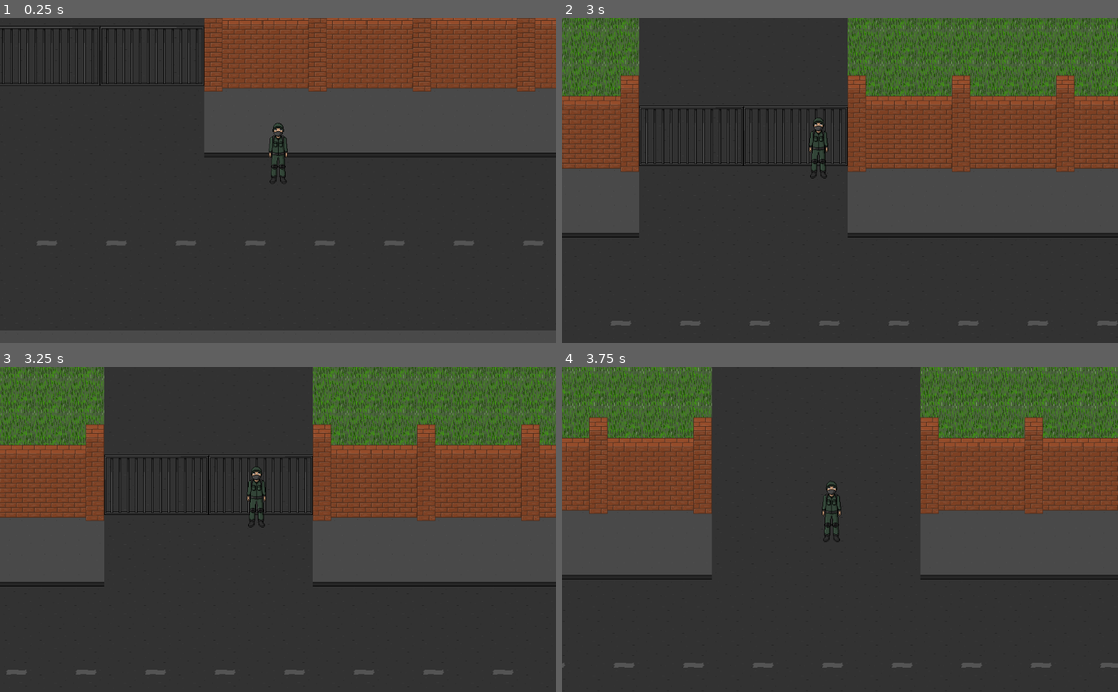
Above: before the commit, frames 1-4 (two rows, left to right).
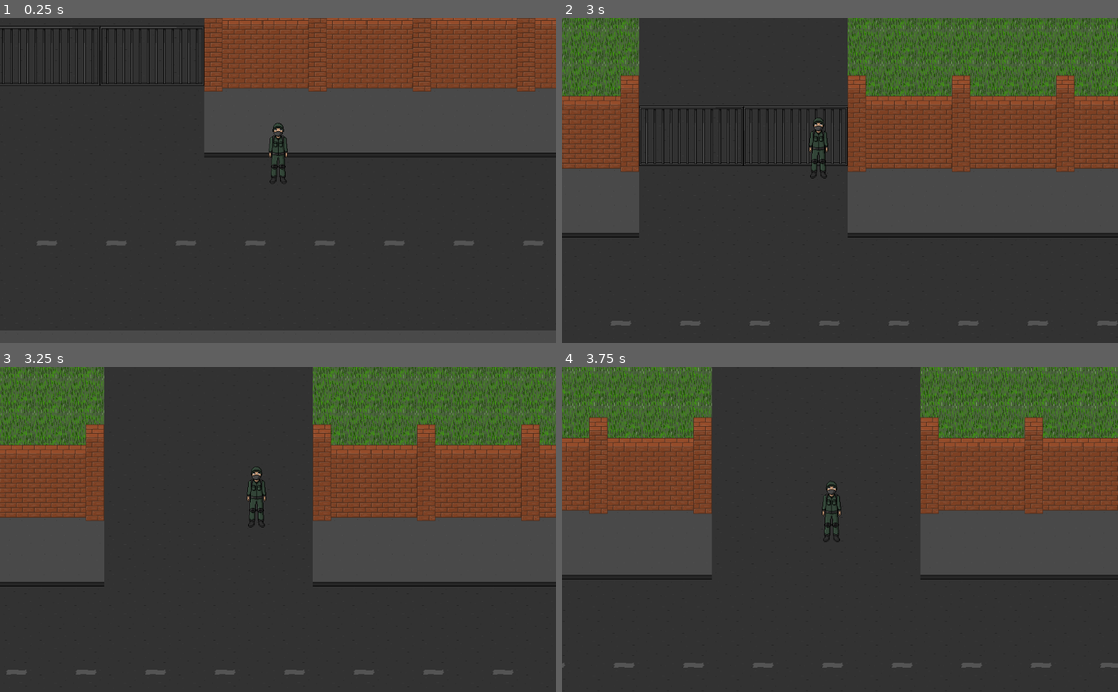
Above: after the commit, the same moments.

Repository: XummukProgrammer/MiniPayday
Game: Godot game, scene res://scenes/test/clear_gates.tscn
Two runs of this game, one before a commit and one after it. Both use one fixed random seed, a clock stepped at 60 frames per second and the inputs below.
Inputs:
- Up to frame 1 (0.25 s): no input
- Up to frame 2 (3 s): tap Enter at 0.5 s; hold Up (ui_up) 0.53-2.03 s; tap Space at 2 s; hold Left (ui_left) from 2.03 s (still down)
- Up to frame 3 (3.25 s): keep holding Left (ui_left)
- Up to frame 4 (3.75 s): release Left (ui_left) at 3.53 s; hold Down (ui_down) from 3.53 s (still down)

Frames 1-2 are identical in both runs. In frame 3, 1.7% of the frame differs, in the area x 18-57%, y 26-46%; in frame 4, nothing differs.

Commit message:
Добавил кондишен на получение сообщений и объект на сцене, отправляющий сообщение. Убрал взаимодействие с Area на прямую, теперь нужно применять сообщения

Diff:
--- a/project.godot
+++ b/project.godot
@@ -19,11 +19,6 @@
 "language": "GDScript",
 "path": "res://scripts/actions/action_remove_node.gd"
 }, {
-"base": "condition",
-"class": "area_trigger_condition",
-"language": "GDScript",
-"path": "res://scripts/conditions/area_trigger_condition.gd"
-}, {
 "base": "Resource",
 "class": "condition",
 "language": "GDScript",
@@ -33,6 +28,11 @@
 "class": "main",
 "language": "GDScript",
 "path": "res://scripts/main.gd"
+}, {
+"base": "condition",
+"class": "message_condition",
+"language": "GDScript",
+"path": "res://scripts/conditions/message_condition.gd"
 }, {
 "base": "Resource",
 "class": "quest",
@@ -62,9 +62,9 @@
 _global_script_class_icons={
 "action": "",
 "action_remove_node": "",
-"area_trigger_condition": "",
 "condition": "",
 "main": "",
+"message_condition": "",
 "quest": "",
 "quest_if": "",
 "quest_if_element": "",
--- a/resources/quests/open_gates/1/condition.tres
+++ b/resources/quests/open_gates/1/condition.tres
@@ -1,7 +1,8 @@
 [gd_resource type="Resource" load_steps=2 format=2]
 
-[ext_resource path="res://scripts/conditions/area_trigger_condition.gd" type="Script" id=1]
+[ext_resource path="res://scripts/conditions/message_condition.gd" type="Script" id=1]
 
 [resource]
 script = ExtResource( 1 )
-_area_name = "clear_gates_trigger"
+_target_name = "player"
+_msg_text = "clear_gates"
--- /dev/null
+++ b/scenes/messagable_area.tscn
@@ -0,0 +1,14 @@
+[gd_scene load_steps=3 format=2]
+
+[ext_resource path="res://scripts/messagable_area.gd" type="Script" id=1]
+
+[sub_resource type="RectangleShape2D" id=1]
+extents = Vector2( 107, 57 )
+
+[node name="messagable_area" type="Area2D"]
+script = ExtResource( 1 )
+
+[node name="CollisionShape2D" type="CollisionShape2D" parent="."]
+shape = SubResource( 1 )
+
+[connection signal="body_entered" from="." to="." method="_on_messagable_area_body_entered"]
--- a/scenes/quest_area2d_trigger.tscn
+++ /dev/null
@@ -1,14 +0,0 @@
-[gd_scene load_steps=3 format=2]
-
-[ext_resource path="res://scripts/quests/quest_area2d_trigger.gd" type="Script" id=1]
-
-[sub_resource type="RectangleShape2D" id=1]
-extents = Vector2( 34, 11 )
-
-[node name="quest_area2d_trigger" type="Area2D"]
-script = ExtResource( 1 )
-
-[node name="CollisionShape2D" type="CollisionShape2D" parent="."]
-shape = SubResource( 1 )
-
-[connection signal="body_entered" from="." to="." method="_on_quest_area2d_trigger_body_entered"]
--- a/scenes/test/clear_gates.tscn
+++ b/scenes/test/clear_gates.tscn
@@ -9,7 +9,7 @@
 [ext_resource path="res://scenes/camera.tscn" type="PackedScene" id=7]
 [ext_resource path="res://prefabs/decor/gates_01.tscn" type="PackedScene" id=8]
 [ext_resource path="res://prefabs/decor/brick_border_rigth.tscn" type="PackedScene" id=9]
-[ext_resource path="res://scenes/quest_area2d_trigger.tscn" type="PackedScene" id=10]
+[ext_resource path="res://scenes/messagable_area.tscn" type="PackedScene" id=10]
 
 [node name="main" type="Node2D"]
 script = ExtResource( 1 )
@@ -69,10 +69,6 @@
 [node name="gates_01" parent="sort_objects" instance=ExtResource( 8 )]
 position = Vector2( 640, 184 )
 
-[node name="clear_gates_trigger" parent="." instance=ExtResource( 10 )]
-position = Vector2( 638, 238 )
-
-[node name="CollisionShape2D" parent="clear_gates_trigger" index="0"]
-position = Vector2( 3, -17.5 )
-
-[editable path="clear_gates_trigger"]
+[node name="messagable_area" parent="." instance=ExtResource( 10 )]
+position = Vector2( 635, 257 )
+_message = "clear_gates"
--- a/scripts/conditions/area_trigger_condition.gd
+++ /dev/null
@@ -1,16 +0,0 @@
-class_name area_trigger_condition  extends condition
-
-# Название объекта Area
-export var _area_name = "area_name"
-
-# Произошёл ли триггер
-var _is_triggered = false
-
-# Возвращает true при успешном выполнении кондишена
-func is_success() -> bool:
-	return _is_triggered
-
-# Вызывается при вхождении игрока в область area
-func on_player_area_entered(area_name: String):
-	if area_name == _area_name:
-		_is_triggered = true
--- a/scripts/conditions/condition.gd
+++ b/scripts/conditions/condition.gd
@@ -7,8 +7,8 @@
 func is_success() -> bool:
 	return false
 
-# Вызывается при вхождении игрока в область area
-func on_player_area_entered(area_name: String):
+# Произошла отправка сообщения
+func on_message_sent(who: Node2D, body: Node2D, text: String):
 	pass
 
 # Инициализация
--- /dev/null
+++ b/scripts/conditions/message_condition.gd
@@ -0,0 +1,25 @@
+class_name message_condition extends condition
+
+# С кем должно быть пересечение у отправителя
+export var _target_name = "player"
+
+# Какой текст должен быть у сообщения
+export var _msg_text = "msg_text"
+
+# Было-ли получено нужное сообщение?
+var _is_message_success = false
+
+# Возвращает true при успешном выполнении кондишена
+func is_success() -> bool:
+	return _is_message_success
+
+# Произошла отправка сообщения
+func on_message_sent(who: Node2D, body: Node2D, text: String):
+	# Если проверка была выполнена успешно, нет смысла проверять ещё раз
+	# TODO: Может очищать из списка кондишенов этот кондишен?
+	if _is_message_success:
+		return
+
+	# Сверяем данные, если они равны, то считаем, что кондишен отработал
+	if body.name == _target_name and _msg_text == text:
+		_is_message_success = true
--- a/scripts/main.gd
+++ b/scripts/main.gd
@@ -17,11 +17,10 @@
 func get_quests() -> quests:
 	return _quests as quests
 
-# Пересечение игрока с областью Area2D
-func on_quest_area2d_trigger_body_entered(body, name):
-	if _player.name == body.name:
-		for condition in GlobalVariables.get_conditions():
-			condition.on_player_area_entered(name)
+# Произошла отправка сообщения
+func on_message_sent(who: Node2D, body: Node2D, text: String):
+	for condition in GlobalVariables.get_conditions():
+		condition.on_message_sent(who, body, text)
 
 # Произошла загрузка уровня.
 # Предварительно добавил сюда, в будущем будет система уровней.
--- /dev/null
+++ b/scripts/messagable_area.gd
@@ -0,0 +1,6 @@
+extends Area2D
+
+export var _message = "message"
+
+func _on_messagable_area_body_entered(body):
+	GlobalVariables.get_main().on_message_sent(self, body, _message)
--- a/scripts/quests/quest_area2d_trigger.gd
+++ /dev/null
@@ -1,4 +0,0 @@
-extends Area2D
-
-func _on_quest_area2d_trigger_body_entered(body):
-	GlobalVariables.get_main().on_quest_area2d_trigger_body_entered(body, name)
